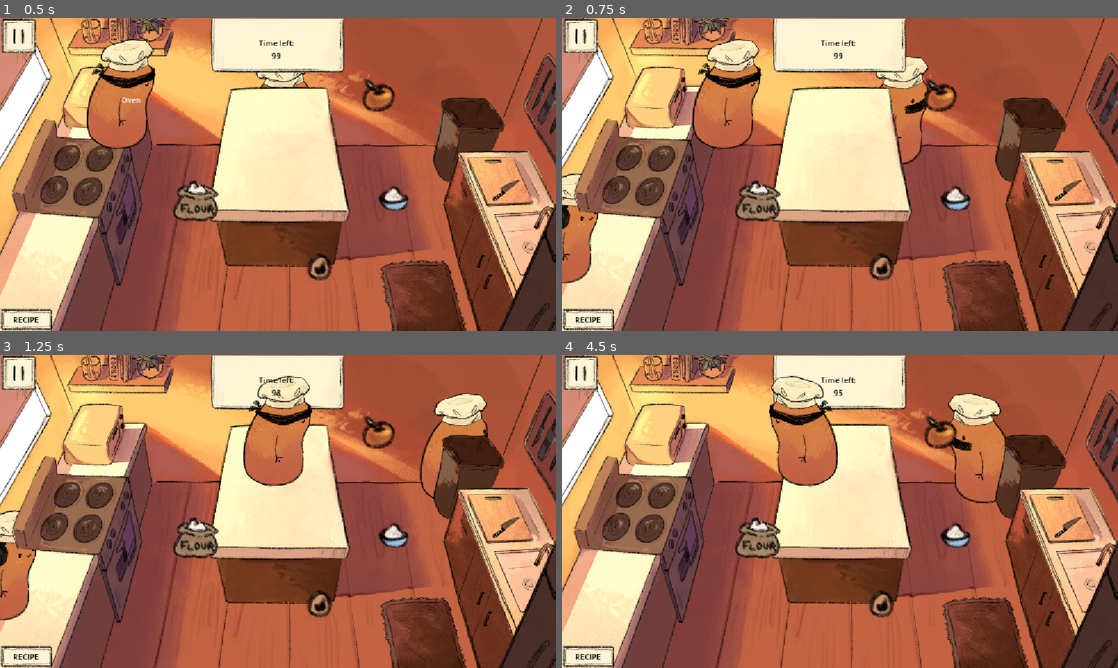
Above: before the commit, frames 1-4 (two rows, left to right).
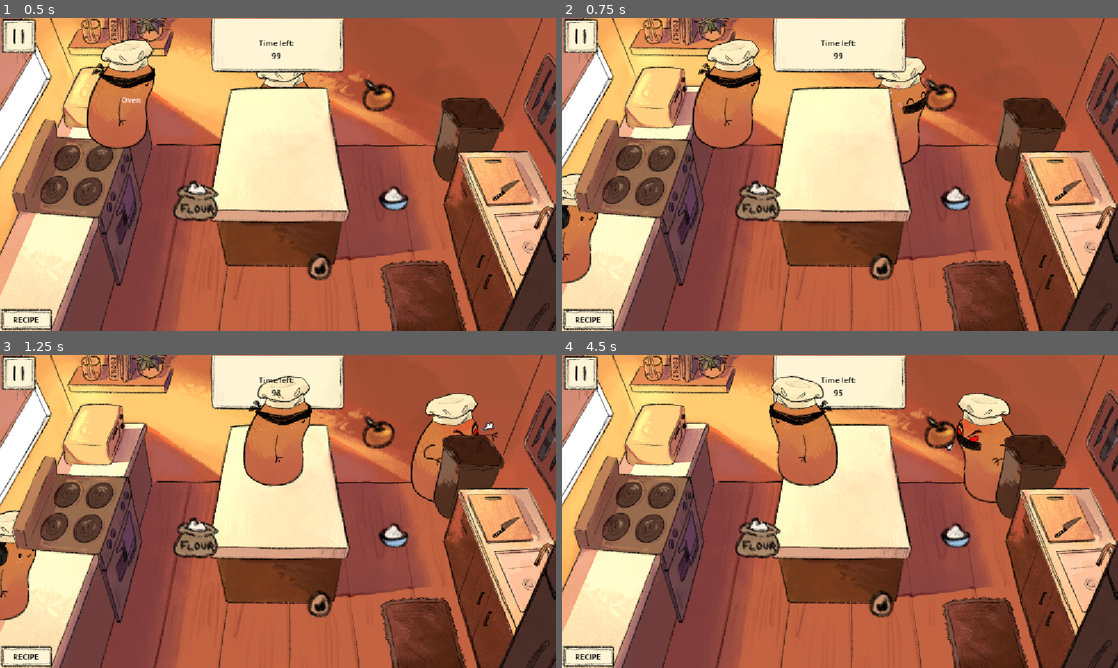
Above: after the commit, the same moments.

Repository: tszyana/SenselessChefs
Game: Godot game, scene res://scenes/kitchen.tscn
Same seed, same stepped clock (60 frames per second), same inputs: the game is played once before the commit and once after it. This scene is started directly instead of the project's main scene. The engine's default icon, where the game draws it, is replaced by a stand-in: a white triangle on a blue panel in a dark square.
Inputs:
- Up to frame 1 (0.5 s): no input
- Up to frame 2 (0.75 s): hold D (right) from 0.53 s (still down); tap 6 (happy) at 0.6 s
- Up to frame 3 (1.25 s): keep holding D (right); tap 7 (mad) at 0.8 s
- Up to frame 4 (4.5 s): release D (right) at 1.28 s; hold S (down) 1.28-2.03 s; tap 7 (mad) at 1.35, 3.05, 4.35 s; tap 5 (point) at 1.55, 2.1, 3.8 s; hold D (right) 2.03-2.78 s; tap 6 (happy) at 2.3, 2.85 s; hold W (up) 2.78-3.53 s; hold E (interact) 3.53-4.28 s; hold A (left) from 3.53 s (still down)

Frame 1 is identical in both runs. In frame 2, 0.6% of the frame differs, in the area x 55-67%, y 12-47%; in frame 3, 1.2%; in frame 4, 1.3%, in the area x 68-82%, y 12-48%.
Error in both runs: Out of bounds get index '1' (on base: 'Dictionary') (res://scripts/game_state.gd:49)

Commit message:
Gestures added (EXCEPT HOLDING)

Diff:
--- a/scripts/player_mute.gd
+++ b/scripts/player_mute.gd
@@ -35,14 +35,14 @@
 func update_gesture_sprite() -> void:
 	match state:
 		State.POINT:
-			#$Sprite2D.texture = preload("res://scenes/Images/pointing.jpeg")
-			pass
+			$Sprite2D.texture = preload("res://scenes/Images/Gestures/Point_gesture.png")
+			#pass
 		State.HAPPY:
-			#$Sprite2D.texture = preload("res://scenes/Images/happy.jpeg")
-			pass
+			$Sprite2D.texture = preload("res://scenes/Images/Gestures/Happy_gesture.png")
+			#pass
 		State.MAD:
-			#$Sprite2D.texture = preload("res://scenes/Images/mad.jpeg")
-			pass
+			$Sprite2D.texture = preload("res://scenes/Images/Gestures/Angry_gesture.png")
+			#pass
 		State.ONE:
 			#$Sprite2D.texture = preload("res://scenes/Images/one.jpeg")
 			pass
Binary file added: scenes/Images/Gestures/Angry_gesture.png
Not shown, added: scenes/Images/Gestures/Angry_gesture.png.import
Binary file added: scenes/Images/Gestures/Happy_gesture.png
Not shown, added: scenes/Images/Gestures/Happy_gesture.png.import
Binary file added: scenes/Images/Gestures/Holding_gesture.png
Not shown, added: scenes/Images/Gestures/Holding_gesture.png.import
Binary file added: scenes/Images/Gestures/Point_gesture.png
Not shown, added: scenes/Images/Gestures/Point_gesture.png.import
